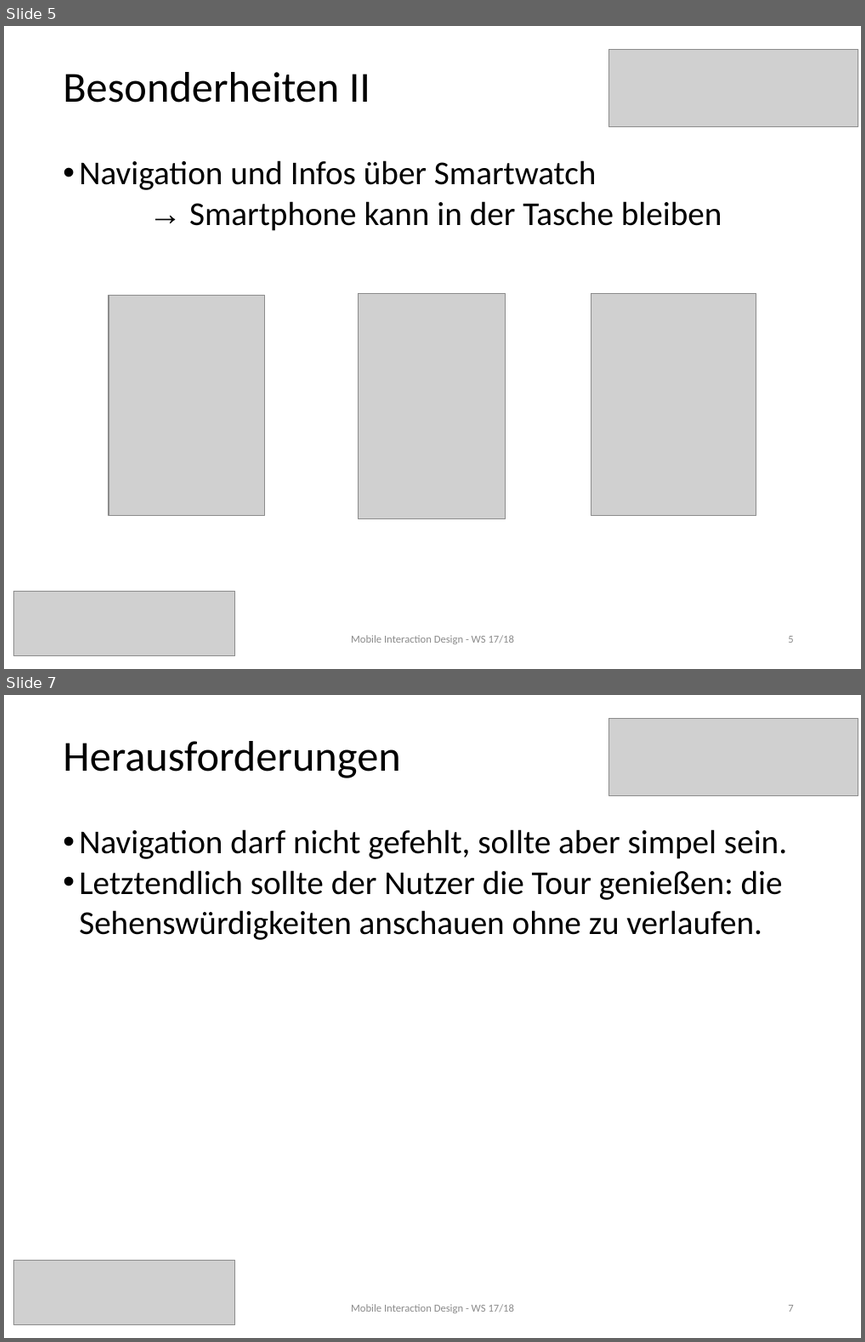
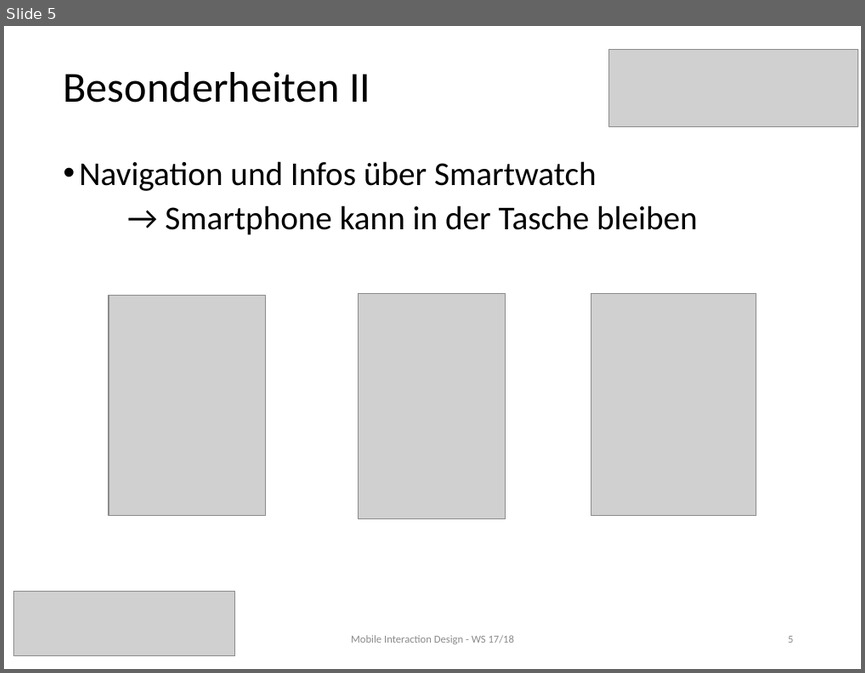
Before and after one commit to MIDw17group02/sightseeingApp, a slide deck: NiceTours Presentation.pptx. Shown one above the other, each under a label of ours: slides 5 and 7 before the commit, slide 5 after it; the slides between them are not shown. The pictures are 865x1342 and 865x673 pixels, drawn with LibreOffice and Linux fonts; fonts in the diff are those of the drawing; grey boxes stand for pictures. Boxes give left, top, right and bottom in pixels: in the first picture for what was removed or moved away, otherwise in the second. Text is boxed around its words. In the diff, an @@ line names an element or a change of style, - is before the commit and + after.

```diff
--- a/NiceTours Presentation.pptx
+++ b/NiceTours Presentation.pptx
@@ slide 7 removed at [4,695,861,1338], background #FFFFFF @@
@@ picture removed at [609,718,857,796] @@
@@ text removed at [63,741,400,778] @@
-Herausforderungen
@@ text removed at [79,829,787,940] @@
-• Navigation darf nicht gefehlt, sollte aber simpel sein.
-• Letztendlich sollte der Nutzer die Tour genießen: die Sehenswürdigkeiten anschauen ohne zu verlaufen.
@@ picture removed at [14,1259,235,1325] @@
@@ text removed at [351,1304,514,1313] @@
-Mobile Interaction Design - WS 17/18
@@ page number removed at [788,1304,793,1311] @@
-7
@@ slide 5 changed as well @@
@@ text "Navigation und Infos über Smartwatch" at [79,161,698,235]: font Arial to Calibri in "→"; more space between paragraphs; line spacing 1 to 0.9 @@
@@ text "Mobile Interaction Design - WS ..." at [351,635,514,644]: text colour #8B8B8B to #8C8C8C @@
```
Also in this commit, not shown: 7 other slides changed, 2 slides added, 2 other slides removed, 16 other files.
